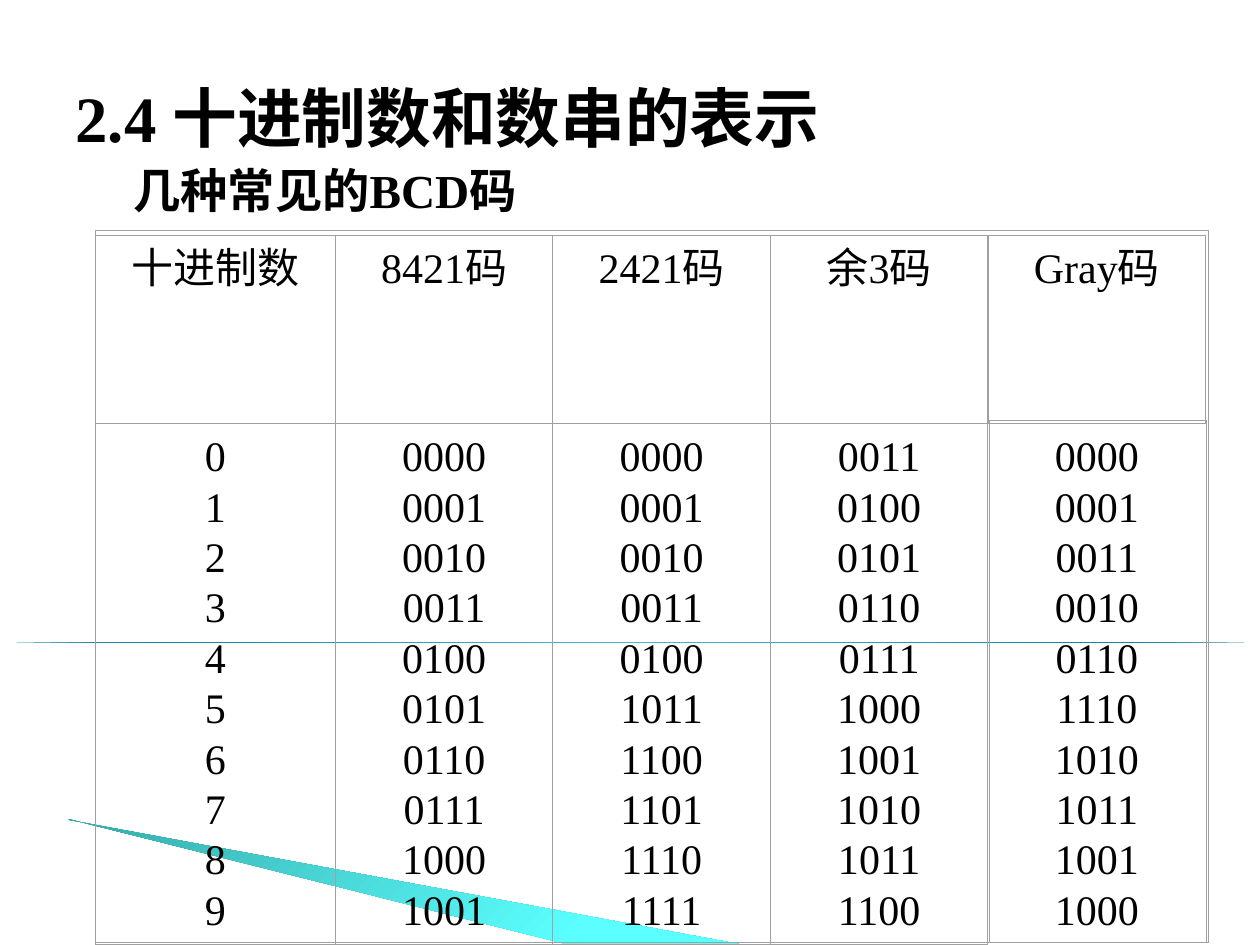
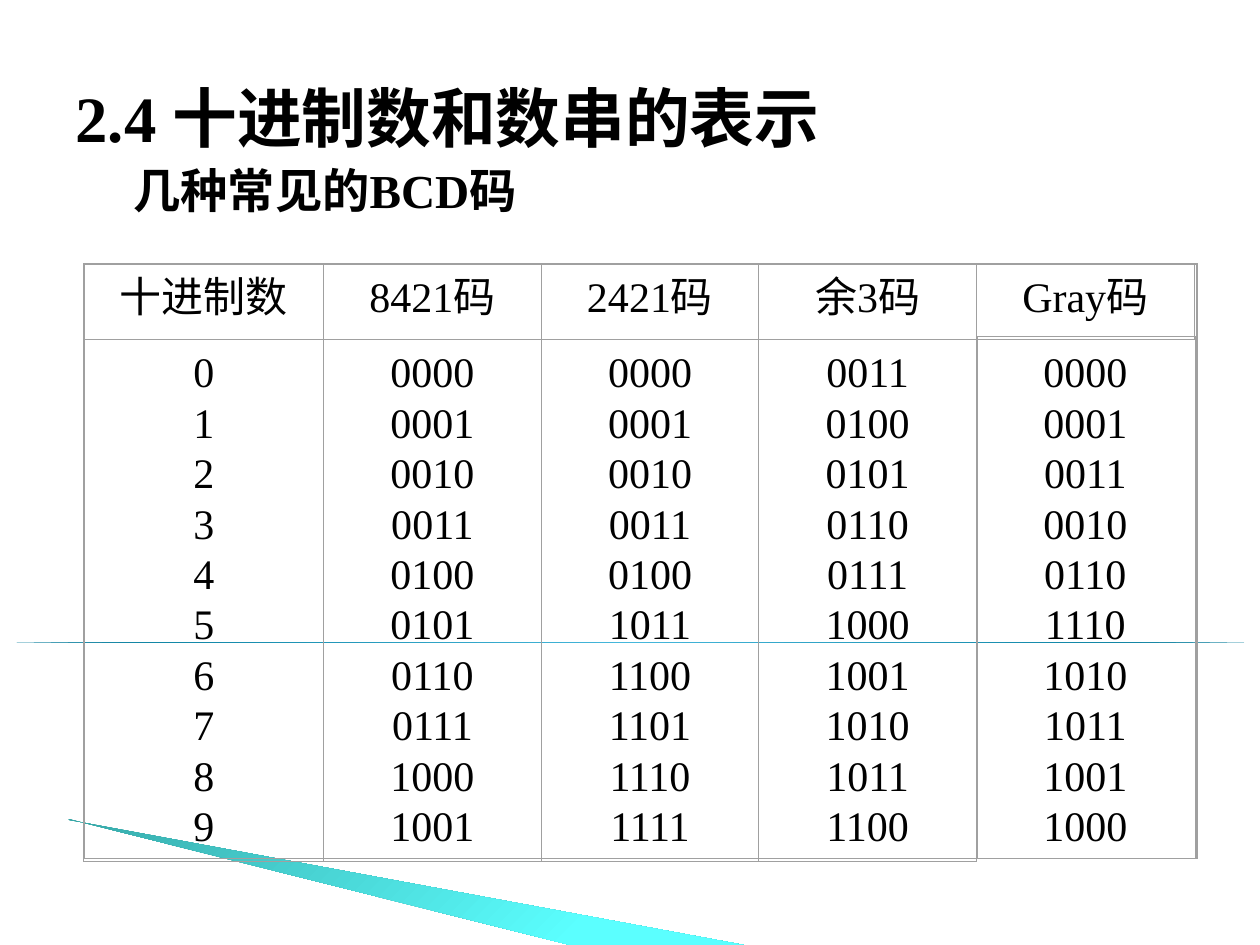
Before and after one commit to edu2act/course-computer-organization, a slide deck: slide 74 of materials/slides/chapter_2_01.ppt (slide 69 before the commit). Drawn at 1260x945 pixels with LibreOffice and Linux fonts; fonts in the diff are those of the drawing; background and template pictures are left out. Boxes give left, top, right and bottom in pixels: in the first picture for what was removed or moved away, otherwise in the second. Text is boxed around its words. In the diff, an @@ line names an element or a change of style, - is before the commit and + after.

```diff
--- a/materials/slides/chapter_2_01.ppt
+++ b/materials/slides/chapter_2_01.ppt
@@ rectangle: place and size @@
-rectangle at [96, 231, 1208, 942]
+rectangle at [84, 265, 1197, 859]
@@ rectangle: place and size @@
-rectangle at [96, 236, 335, 423]
+rectangle at [84, 265, 324, 340]
@@ text "十进制数": place and size @@
-text "十进制数" at [131, 247, 299, 287]
+text "十进制数" at [120, 276, 288, 316]
@@ rectangle: place and size @@
-rectangle at [335, 236, 553, 423]
+rectangle at [324, 265, 542, 340]
@@ text "8421码": place and size @@
-text "8421码" at [381, 250, 507, 287]
+text "8421码" at [369, 279, 495, 316]
@@ rectangle: place and size @@
-rectangle at [553, 236, 771, 423]
+rectangle at [542, 265, 760, 340]
@@ text "2421码": place and size @@
-text "2421码" at [599, 250, 725, 287]
+text "2421码" at [587, 279, 713, 316]
@@ rectangle: place and size @@
-rectangle at [770, 236, 988, 423]
+rectangle at [759, 265, 976, 340]
@@ text "余3码": place and size @@
-text "余3码" at [827, 247, 932, 287]
+text "余3码" at [815, 276, 920, 316]
@@ rectangle: place and size @@
-rectangle at [988, 236, 1206, 423]
+rectangle at [976, 265, 1194, 340]
@@ text "Gray码": place and size @@
-text "Gray码" at [1034, 250, 1160, 292]
+text "Gray码" at [1022, 279, 1148, 321]
@@ text "0" rewrapped from [205, 443, 226, 926] to [193, 359, 214, 850] @@
@@ 5 rectangles, 4 texts: place and size @@
-5 rectangles, 4 texts at [96, 421, 1207, 945]
+5 rectangles, 4 texts at [84, 336, 1196, 861]
```
Also in this commit, not shown: 30 other slides changed, 6 slides added, 1 slide removed, 16 other files.
